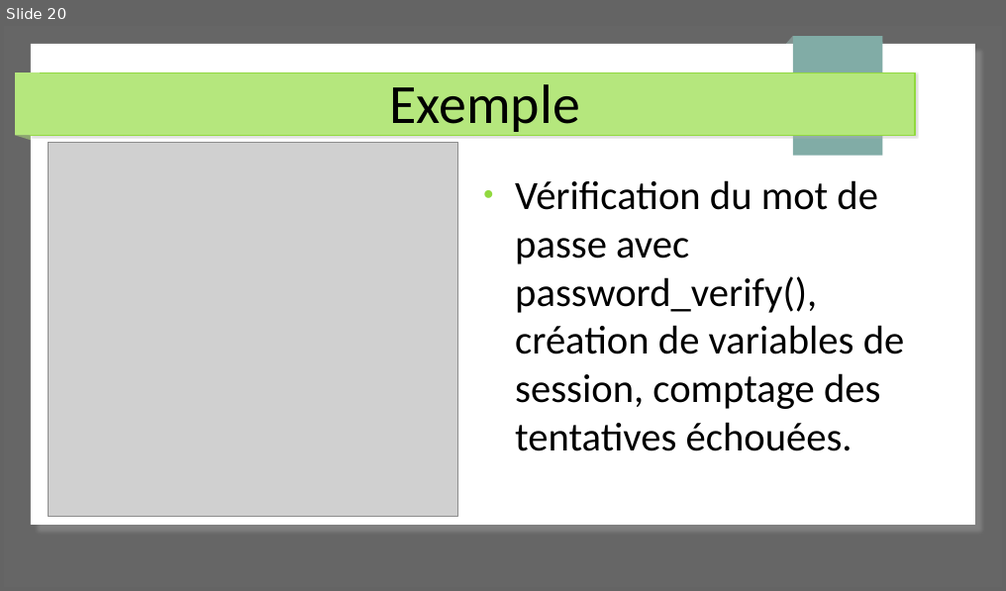
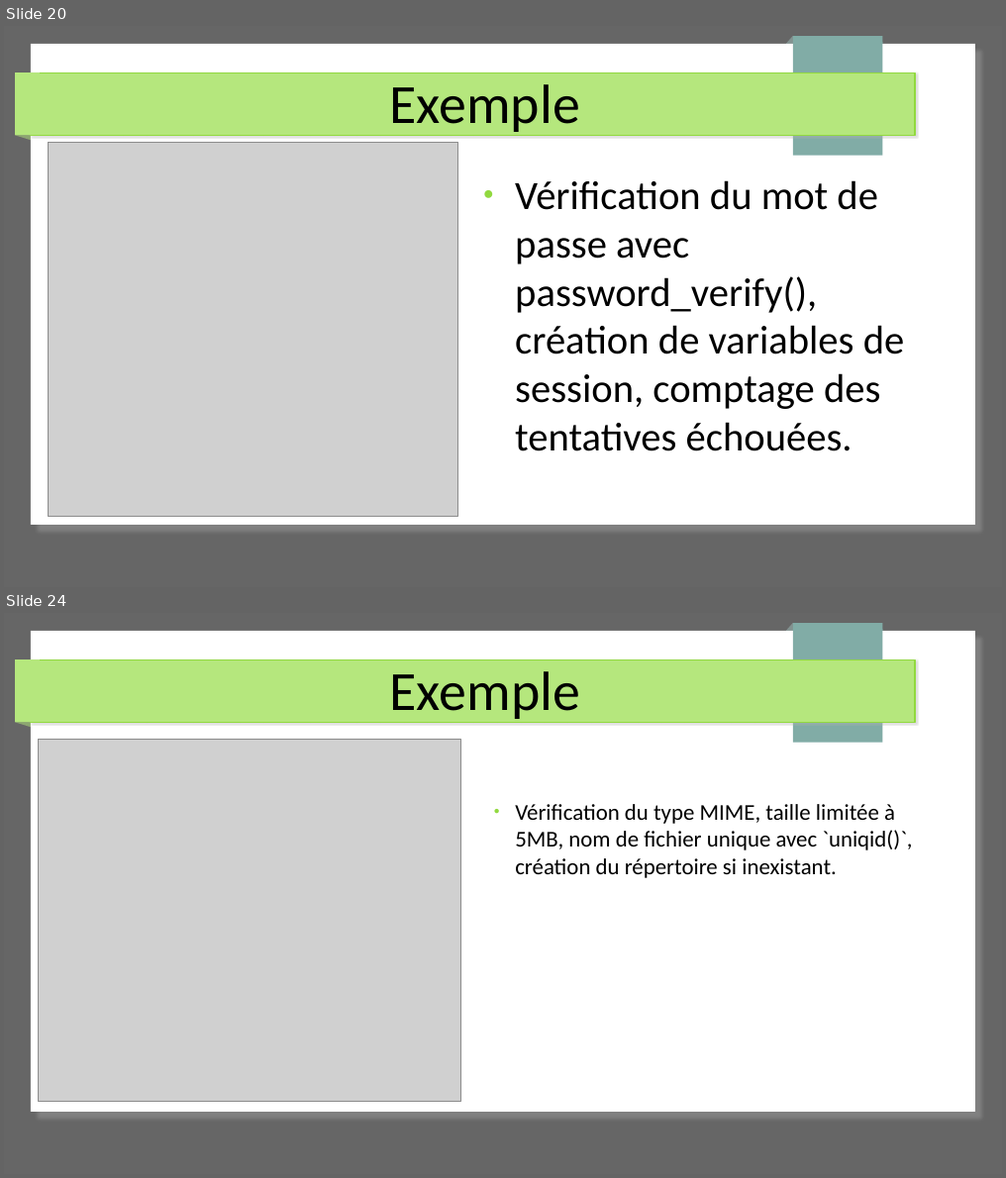
Before and after one commit to Cboukhal/project_exam, a slide deck: Document/projet_exam.odp. Shown one above the other, each under a label of ours: slide 20 before the commit, slides 20 and 24 after it; the slides between them are not shown. The pictures are 1006x591 and 1006x1178 pixels, drawn with LibreOffice and Linux fonts; fonts in the diff are those of the drawing; grey boxes stand for pictures. Boxes give left, top, right and bottom in pixels: in the first picture for what was removed or moved away, otherwise in the second. Text is boxed around its words. In the diff, an @@ line names an element or a change of style, - is before the commit and + after.

```diff
--- a/Document/projet_exam.odp
+++ b/Document/projet_exam.odp
@@ slide 24 added at (4, 613, 1002, 1174), background #666666; not listed: 7 template elements that a slide beside it also shows @@
@@ title added at (390, 671, 580, 724), 44 pt, text #000000 @@
+Exemple
@@ picture added at (39, 739, 460, 1102) @@
@@ text added at (515, 804, 912, 878), 18 pt, text #000000 @@
+● Vérification du type MIME, taille limitée à 5MB, nom de fichier unique avec `uniqid()`, création du répertoire si inexistant.
```
Also in this commit, not shown: 28 other slides added, 5 other files.
